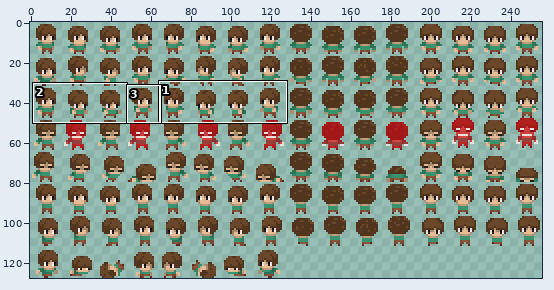
File history of a sprite sheet, Assets/Sprites/Player/Hero_Movements.png. Above, an overview of the earlier version with the close-up marked.
Close-up. As it was:
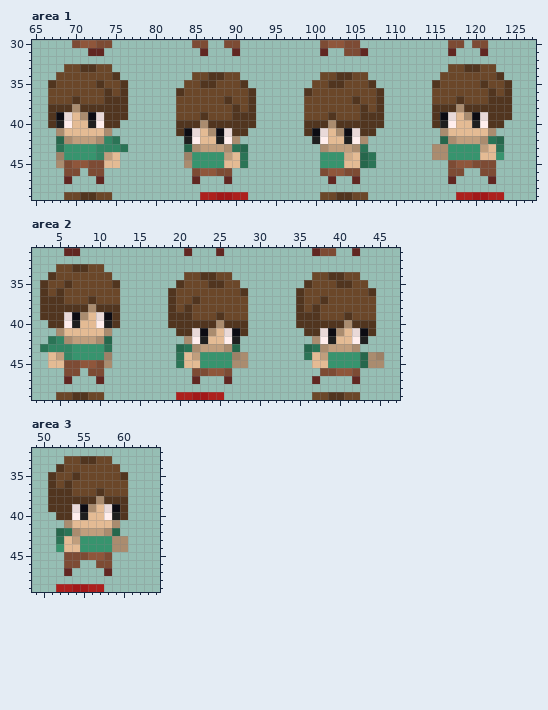
The file is 256x128 pixels. Colours within 5 levels of each other are drawn and written as one. Shown: area 1: x 65..127, y 30..49; area 2: x 2..47, y 31..49; area 3: x 49..64, y 32..49. The commit also changed other parts of the picture, which this record leaves out.
After the commit:
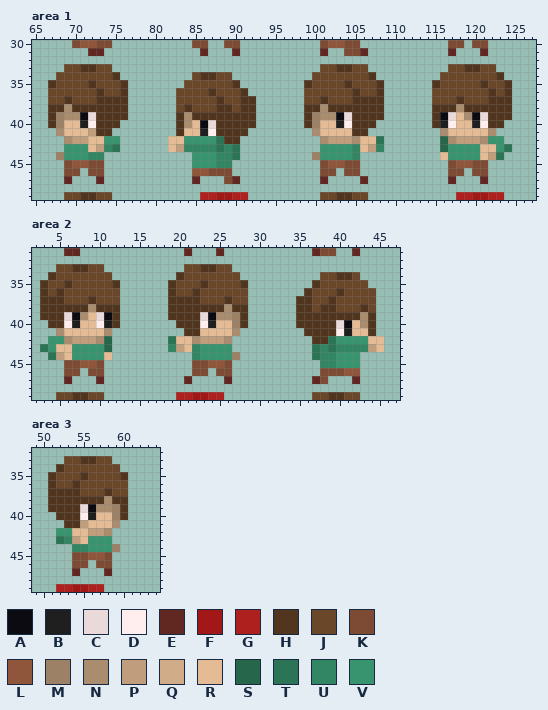
Palette (. is transparent): A #0c0b12  B #1f1f1f  C #e9d9d8  D #ffeeed  E #612721  F #a21819  G #ad201d  H #51351f  J #6b4729  K #7d4b34  L #8f563b  M #9d8166  N #aa8c6f  P #c09e7d  Q #d1ac88  R #e4bb94  S #26674c  T #2b7456  U #328664  V #37946e
The exact change:
Changed rows in their new state; - is an unchanged pixel.
Area 1:
first column x 68:
33 ---------------------------------JJHHJJ------------------
34 ------------------H-J-.---------J--JJ--H-----------------
35 ----HJ------------JJ--H.-------H--JJH--JH----------------
36 -----HJ--------J---H---H.------J-----H-------------------
37 -HJ--H--------------HJ-H---------H----HH-----------------
38 -NH-------------H---HHJH-------HHNHHHH-H-----------------
39 MNNACH---------HNH-HHH---------HMNNACH-------------------
40 MR-BDH----------NRAC------------MRRBD---.----------------
41 ----PHH---------RRBDHH---------.NR-RRH-.-----------------
42 .---RRVV------RRVVVVTHH---------.NPPPNRRT-------------VV-
43 .---RP-T.-----RPUUUUTU-.---------VVVVURPU------.S----R-VT
44 ----U-..--------.---UUT.--------M---VU..-------.R-----PT-
45 .-----..--------.---UU..---------KLLKK..--------------.--
46 -----------------L-K--------------K.----------------K-.--
47 ---------------------KE----------E.--.E--------------E.--
Area 2:
first column x 4:
33 -----------------JJHHJJ-------------------
34 ----------------H--JJ--J---------.-J-H----
35 ---------------HJ--HJJ--H-------.H--JJ----
36 ------------------H-----J------.H---H---J-
37 ----------------HH----H---------H-JH------
38 ----------------H-HHHHNHH-------HJHH---H--
39 ------------------HCANNMH---------HHH-HNH-
40 ---------------.---DBRRM------------CARN--
41 ----------------.-HRR-RN.---------HHDBRR--
42 VV-------------TRRNPPPN.---------HHTVVVVRR
43 VRR----S-------UPRUVVVV.--------.-UTUUUUPR
44 T-R----R--------..U-----.-------.TUU---...
45 ..-----.--------..KKLLK..--------.UU---...
46 --------------------.K--------------K-L---
47 -----------------E.---------------K-------
Area 3:
first column x 52:
35 --JH-----
36 -JH------
37 --H--JH--
38 -----HN--
39 --HCANNM-
40 --HDB-RM-
41 -HHP-----
42 VVRR---.-
43 -U-R---..
44 ..UU---M.
45 -.-------
46 -.-K-----
47 -.E------
